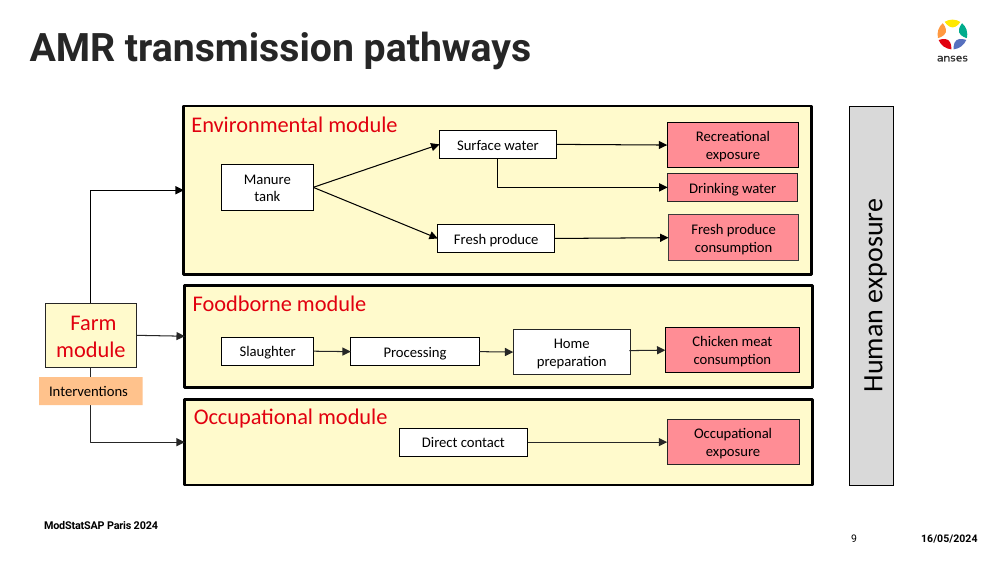
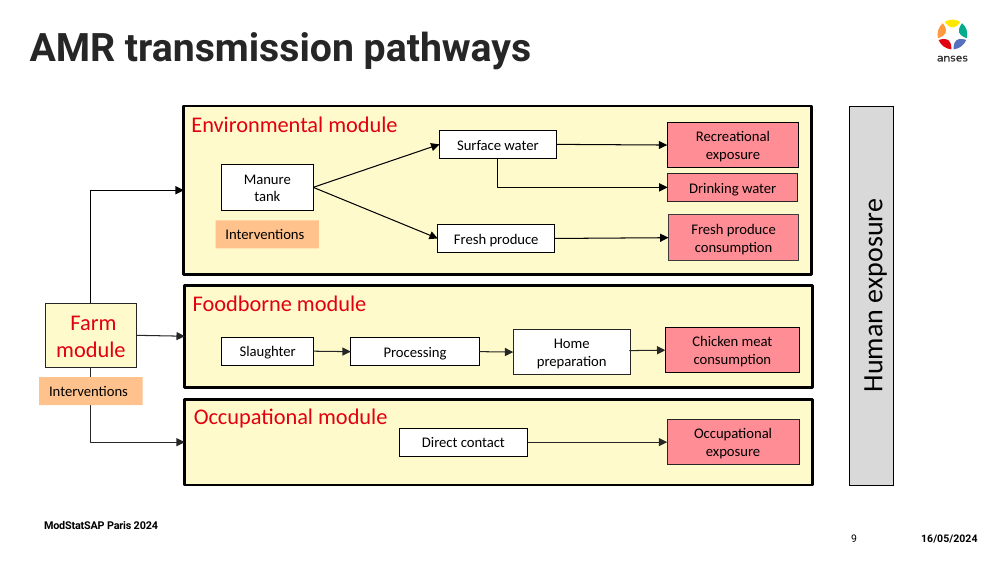
Before and after one commit to ENVIRE-JPIAMR/farm-module, a slide deck: slide 9 of docs/ModStatSAP_sbasak.pptx. Drawn at 1008x567 pixels with LibreOffice and Linux fonts; fonts in the diff are those of the drawing. Boxes give left, top, right and bottom in pixels: in the first picture for what was removed or moved away, otherwise in the second. Text is boxed around its words. In the diff, an @@ line names an element or a change of style, - is before the commit and + after.

```diff
--- a/docs/ModStatSAP_sbasak.pptx
+++ b/docs/ModStatSAP_sbasak.pptx
@@ rectangle added at (216, 221, 320, 249), fill #FFC28C, 10.5 pt, text #000000 @@
+Interventions
```
Also in this commit, not shown: 2 other slides changed, 2 slides removed.
